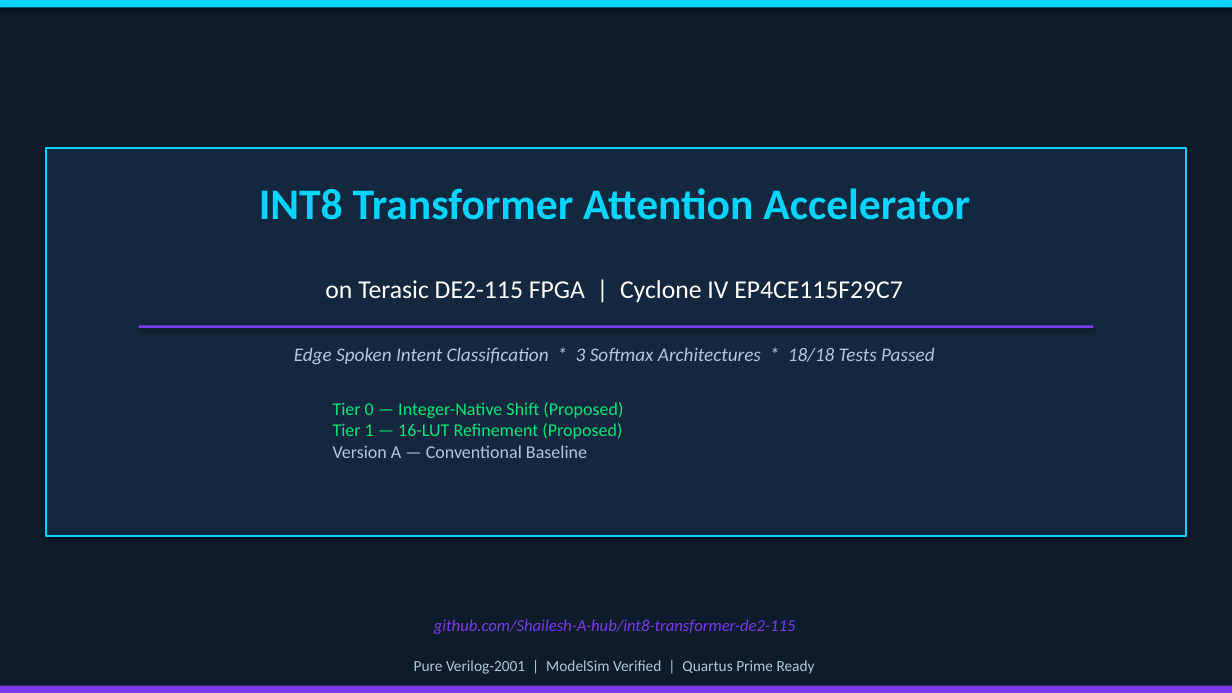
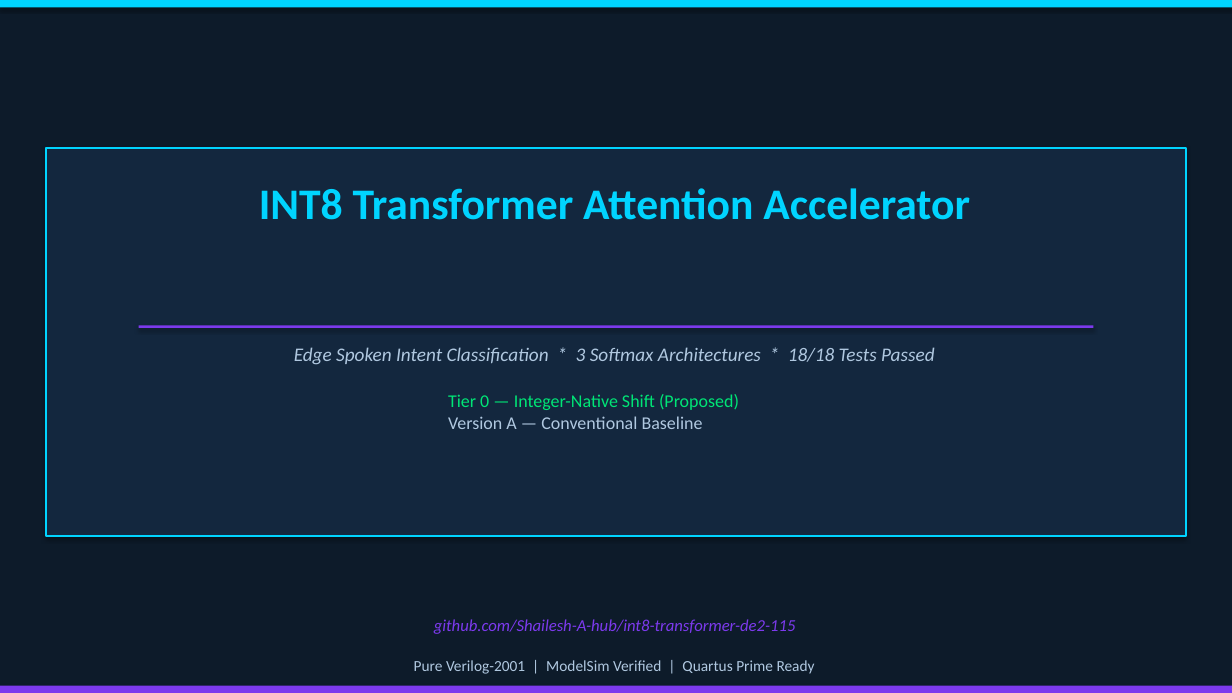
Before and after one commit to Shailesh-A-hub/int8-transformer-de2-115, a slide deck: slide 1 of docs/INT8_Transformer_FPGA_Presentation.pptx. Drawn at 1232x693 pixels with LibreOffice and Linux fonts; fonts in the diff are those of the drawing. Boxes give left, top, right and bottom in pixels: in the first picture for what was removed or moved away, otherwise in the second. Text is boxed around its words. In the diff, an @@ line names an element or a change of style, - is before the commit and + after.

```diff
--- a/docs/INT8_Transformer_FPGA_Presentation.pptx
+++ b/docs/INT8_Transformer_FPGA_Presentation.pptx
@@ text removed at (x1=325, y1=280, x2=903, y2=302) @@
-on Terasic DE2-115 FPGA | Cyclone IV EP4CE115F29C7
@@ text "Tier 0 — Integer-Native Shift ..." moved from (x1=333, y1=402, x2=623, y2=458) to (x1=448, y1=394, x2=739, y2=429) @@
@@ text at (x1=333, y1=423, x2=622, y2=439): paragraph removed @@
-Tier 1 — 16-LUT Refinement (Proposed)
```
Also in this commit, not shown: 1 slide added, 14 other files.
